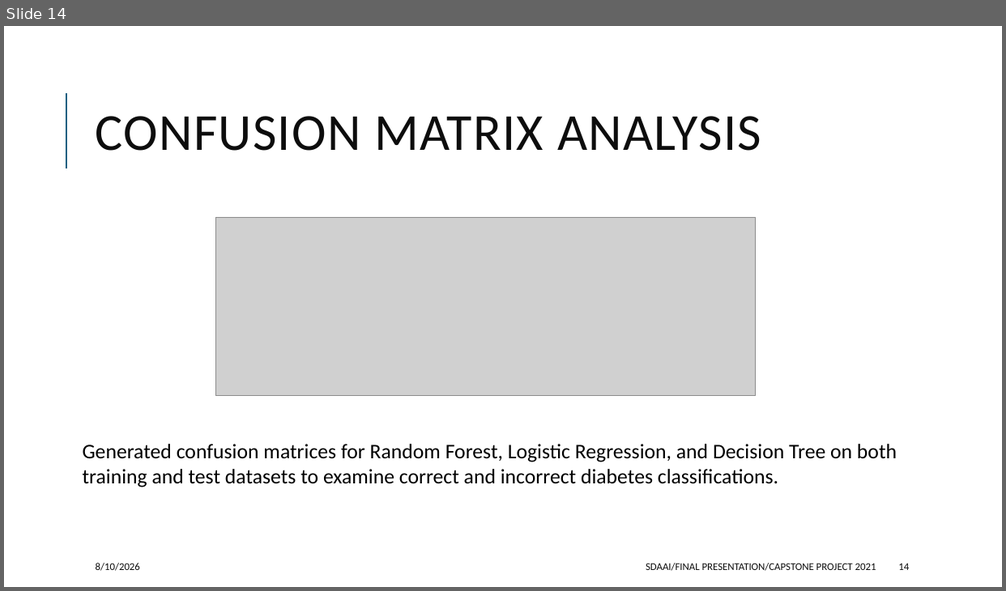
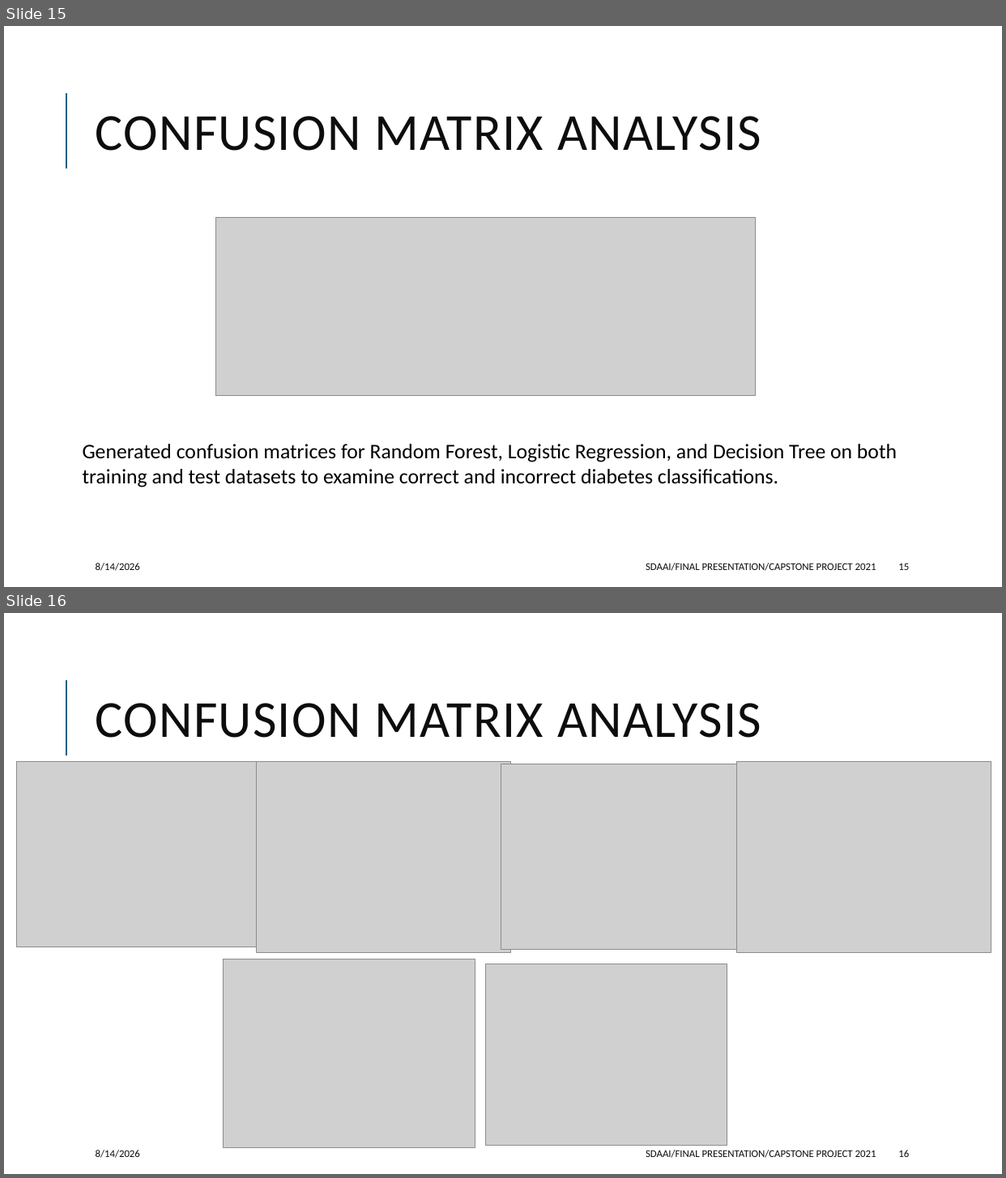
Before and after one commit to jeffwongqy/Streamlit-Based-Diabetes-Risk-Classification-Using-Machine-Learning, a slide deck: final_presentation.pptx. Shown one above the other, each under a label of ours: slide 14 before the commit, slides 15 and 16 after it. The pictures are 1006x591 and 1006x1178 pixels, drawn with LibreOffice and Linux fonts; fonts in the diff are those of the drawing; grey boxes stand for pictures. Boxes give left, top, right and bottom in pixels: in the first picture for what was removed or moved away, otherwise in the second. Text is boxed around its words. In the diff, an @@ line names an element or a change of style, - is before the commit and + after.

```diff
--- a/final_presentation.pptx
+++ b/final_presentation.pptx
@@ slide 16 added at (x1=4, y1=613, x2=1002, y2=1174), background #FFFFFF; not listed: 1 template element that a slide beside it also shows @@
@@ title added at (x1=96, y1=703, x2=761, y2=738), 50 pt, text #0D0D0D @@
+CONFUSION MATRIX ANALYSIS
@@ picture added at (x1=17, y1=761, x2=264, y2=947) @@
@@ picture added at (x1=256, y1=761, x2=511, y2=952) @@
@@ picture added at (x1=501, y1=764, x2=748, y2=950) @@
@@ picture added at (x1=737, y1=761, x2=991, y2=952) @@
@@ picture added at (x1=224, y1=960, x2=475, y2=1149) @@
@@ picture added at (x1=485, y1=964, x2=727, y2=1145) @@
@@ text added at (x1=96, y1=1150, x2=140, y2=1158), 10 pt, text #0D0D0D @@
+8/14/2026
@@ text added at (x1=646, y1=1150, x2=876, y2=1158), 10 pt, text #0D0D0D @@
+SDAAI/FINAL PRESENTATION/CAPSTONE PROJECT 2021
@@ page number added at (x1=898, y1=1150, x2=909, y2=1157), 10 pt, text #0D0D0D @@
+16
@@ what was slide 14 is now slide 15 @@
@@ slide 15 changed as well @@
@@ text at (x1=96, y1=563, x2=140, y2=571): text changed @@
-8/10/2026
+8/14/2026
@@ page number at (x1=898, y1=563, x2=909, y2=570): text changed @@
-14
+15
```
Also in this commit, not shown: 14 other slides changed, 3 other slides added, 2 other files.
